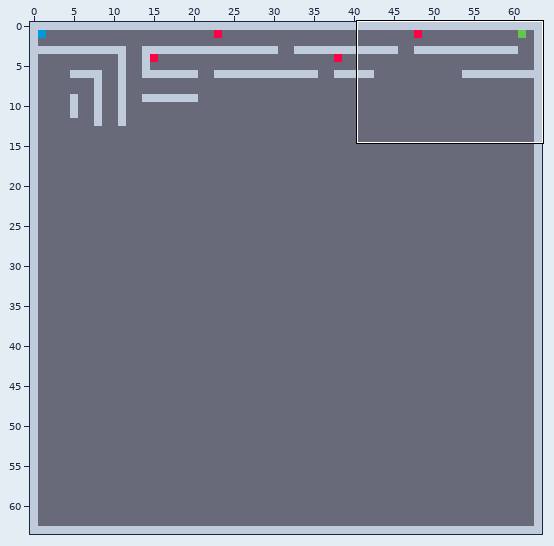
Level history. LDtk project: tanks.ldtk. Above, an overview of the earlier version with the close-up marked.
Close-up. Before the commit:
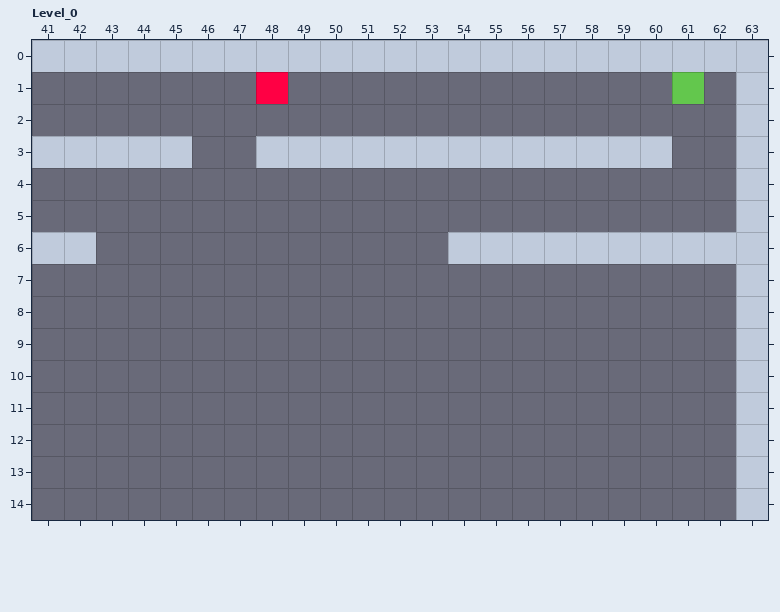
Cells are 16x16 px. Shown: Level_0 x 41..63, y 0..14. The commit also changed other parts of the map, which this record leaves out.
The result:
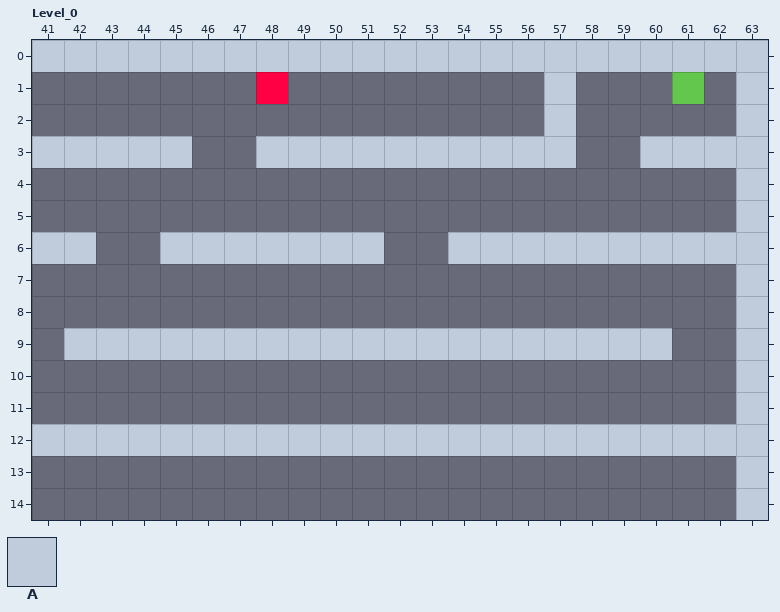
Key: from "Maze": A 1 "Wall".
_ is an empty cell.
Diff:
Layer "Maze":
y 1..2: x 57 _ -> A
y 3: x 58..59 AA -> __; x 61..62 __ -> AA
y 6: x 45..51 _______ -> AAAAAAA
y 9: x 42..60 ___________________ -> AAAAAAAAAAAAAAAAAAA
y 12: x 41..62 ______________________ -> AAAAAAAAAAAAAAAAAAAAAA
Changed places in both close-ups, as pixel boxes (x1, y1, x2, y2):
changed: (544, 72, 640, 168)
added: (672, 136, 736, 168)
added: (160, 232, 384, 264)
added: (64, 328, 672, 360)
added: (32, 424, 736, 456)
